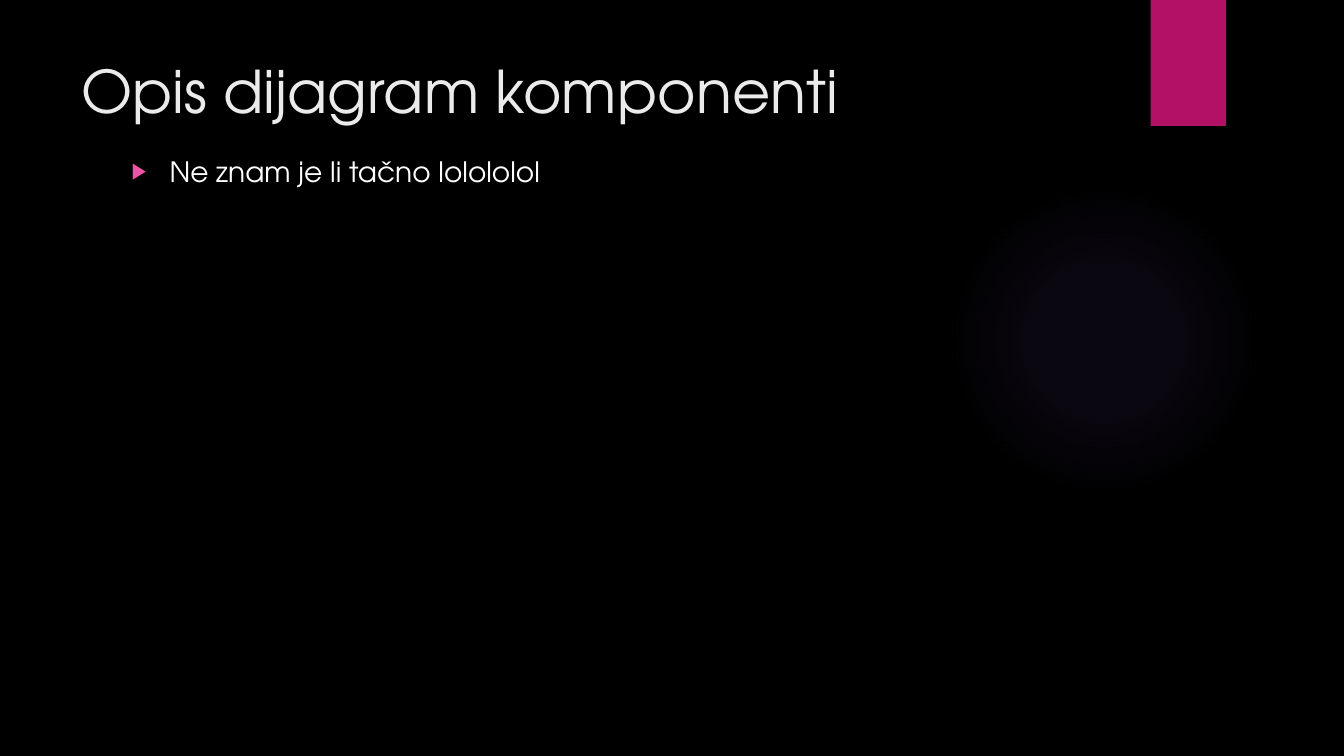
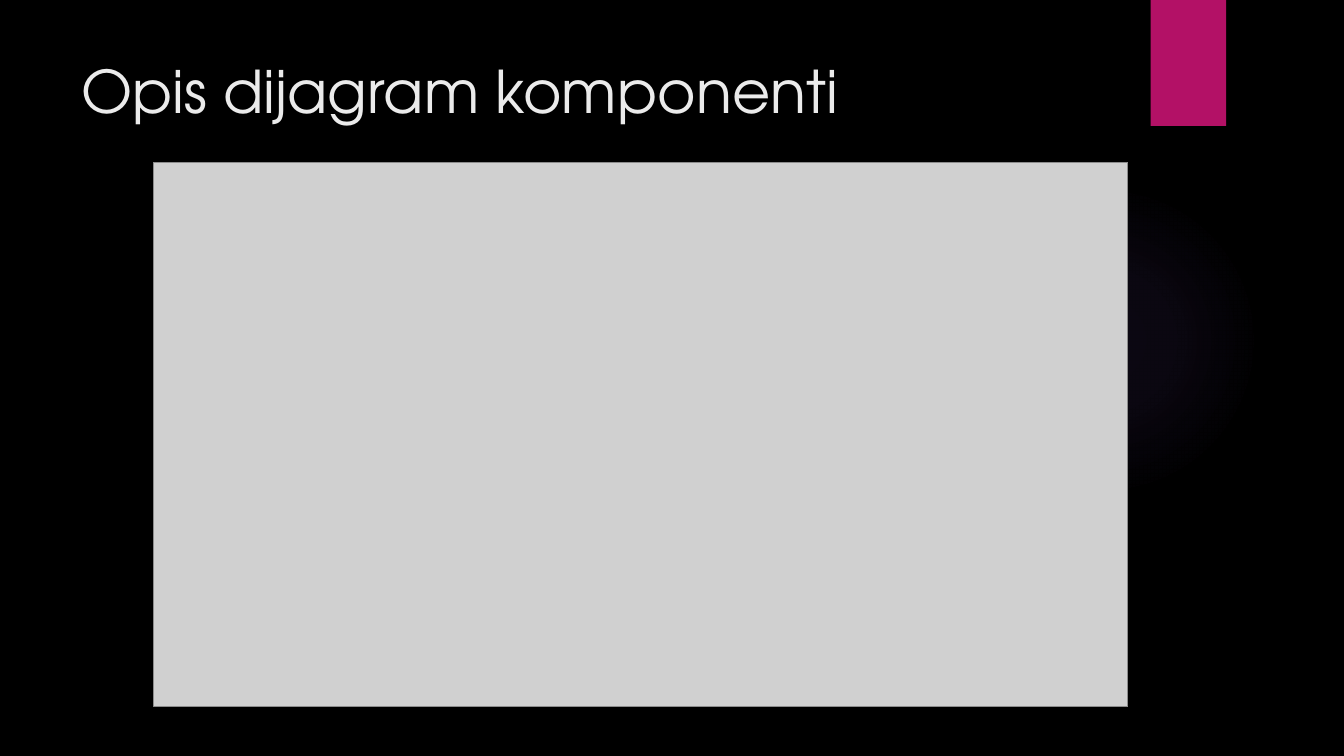
Before and after one commit to ooad-2016-2017/Tim19-PraiseTheSun, a slide deck: slide 20 of Game_Shop.pptx. Drawn at 1344x756 pixels with LibreOffice and Linux fonts; fonts in the diff are those of the drawing; grey boxes stand for pictures; background and template pictures are left out. Boxes give left, top, right and bottom in pixels: in the first picture for what was removed or moved away, otherwise in the second. Text is boxed around its words. In the diff, an @@ line names an element or a change of style, - is before the commit and + after.

```diff
--- a/Game_Shop.pptx
+++ b/Game_Shop.pptx
@@ picture added at bbox=[154, 162, 1129, 707] @@
@@ text removed at bbox=[170, 161, 539, 187] @@
-▶ Ne znam je li tačno lolololol
```
Also in this commit, not shown: 7 other slides changed, 1 slide added.
